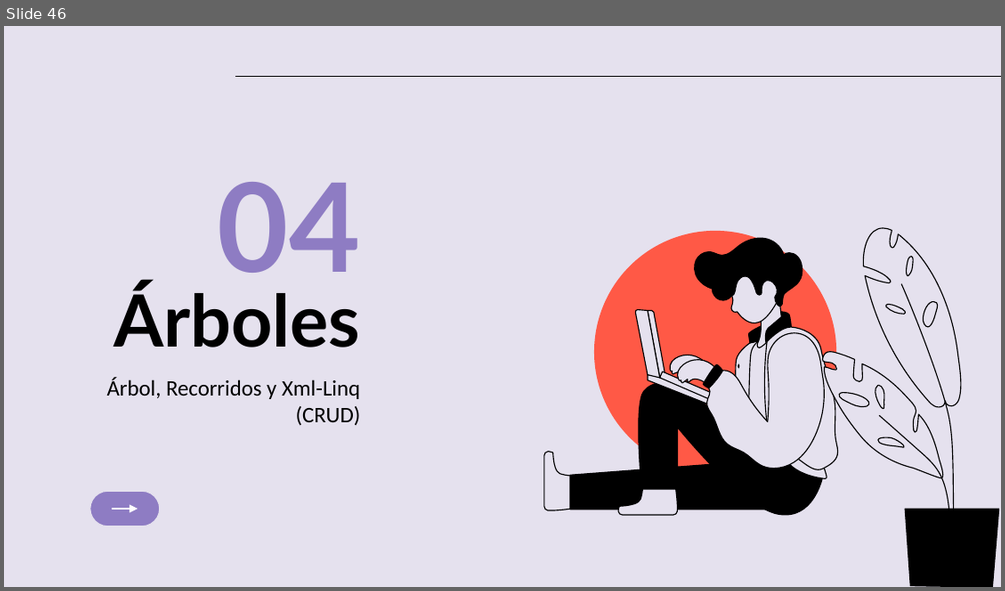
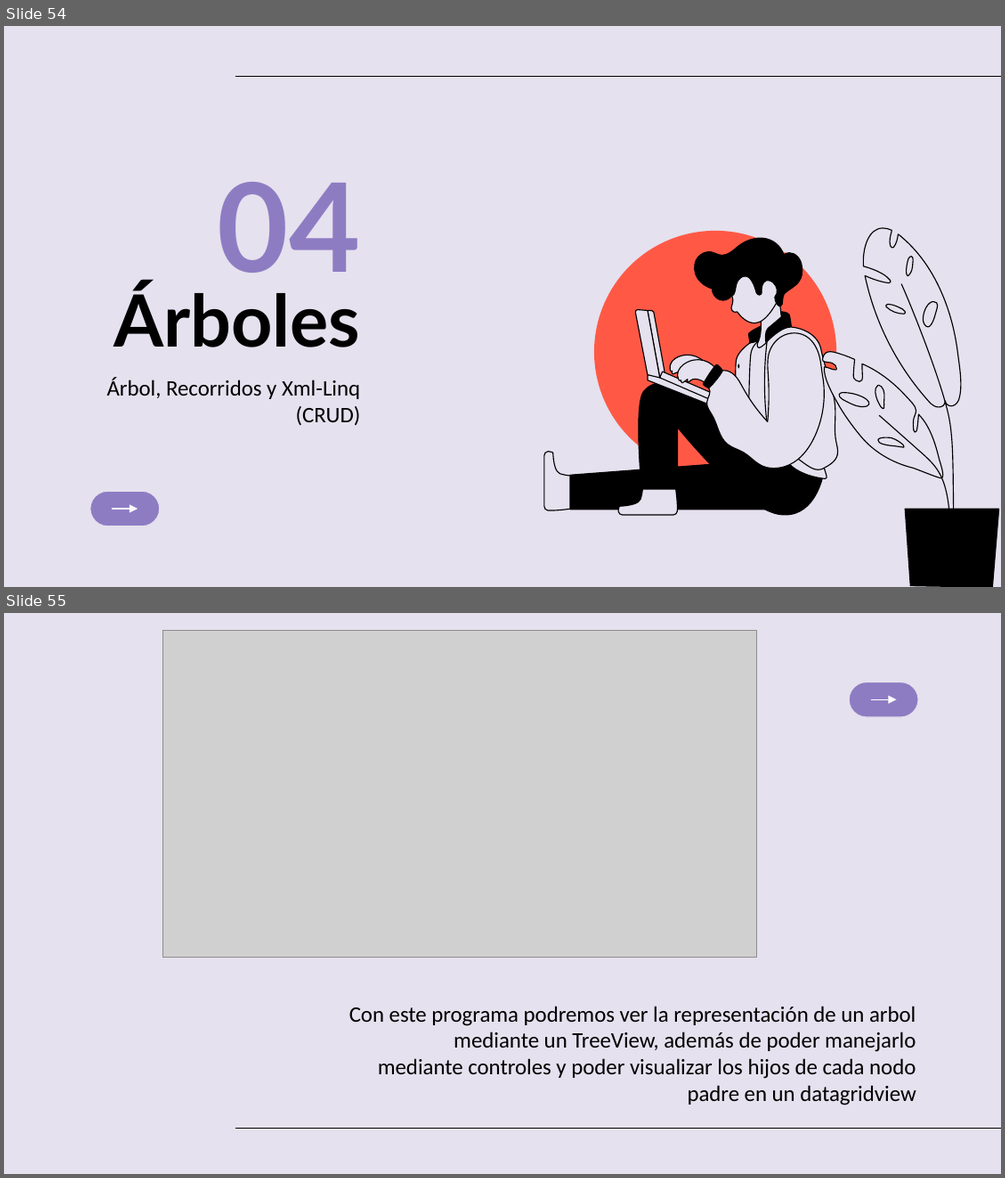
Before and after one commit to dayanaArmasB/Trabajo-final, a slide deck: Presentacion final.pptx. Shown one above the other, each under a label of ours: slide 46 before the commit, slides 54 and 55 after it. The pictures are 1005x591 and 1005x1178 pixels, drawn with LibreOffice and Linux fonts; fonts in the diff are those of the drawing; grey boxes stand for pictures. Boxes give left, top, right and bottom in pixels: in the first picture for what was removed or moved away, otherwise in the second. Text is boxed around its words. In the diff, an @@ line names an element or a change of style, - is before the commit and + after.

```diff
--- a/Presentacion final.pptx
+++ b/Presentacion final.pptx
@@ slide 55 added at (4,613,1001,1174), background #E5E1EE @@
@@ picture added at (163,630,757,957) @@
@@ rounded rectangle added at (849,682,918,716), fill #8E7CC3, outline #E5E1EE 0.75 pt @@
@@ arrow added from (870, 699) to (896, 699), #FFFFFF 0.75 pt @@
@@ subtitle added at (349,1005,915,1105), 16 pt, text #000000 @@
+Con este programa podremos ver la representación de un arbol mediante un TreeView, además de poder manejarlo mediante controles y poder visualizar los hijos de cada nodo padre en un datagridview
@@ line added from (235, 1127) to (1001, 1127), #000000 0.75 pt @@
@@ what was slide 46 is now slide 54 @@
```
Also in this commit, not shown: 15 other slides added, 1 slide removed, 10 other files.
